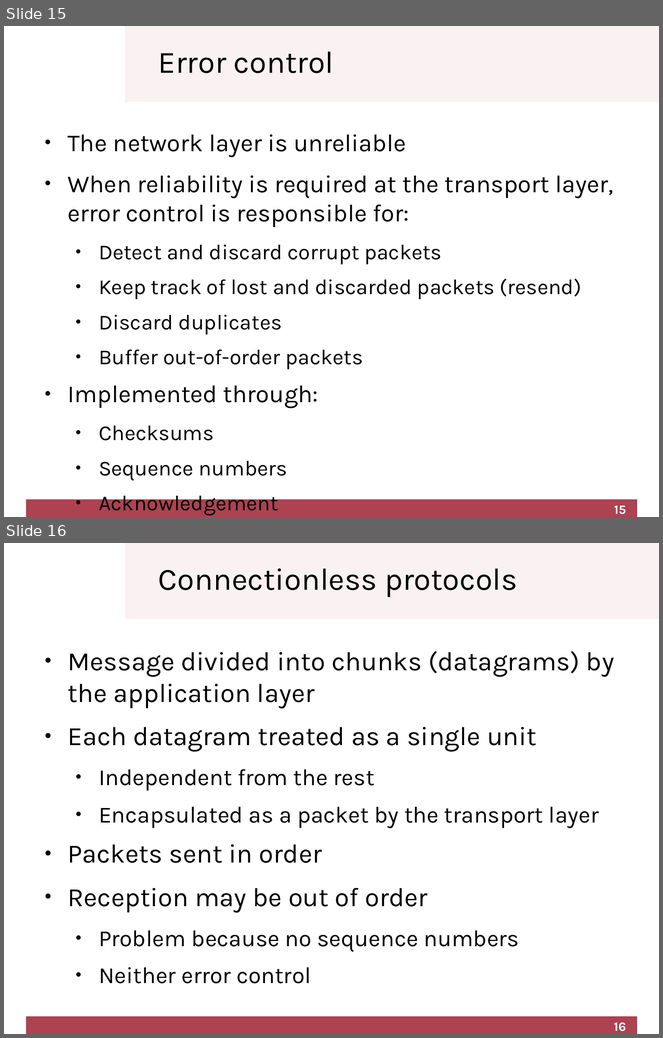
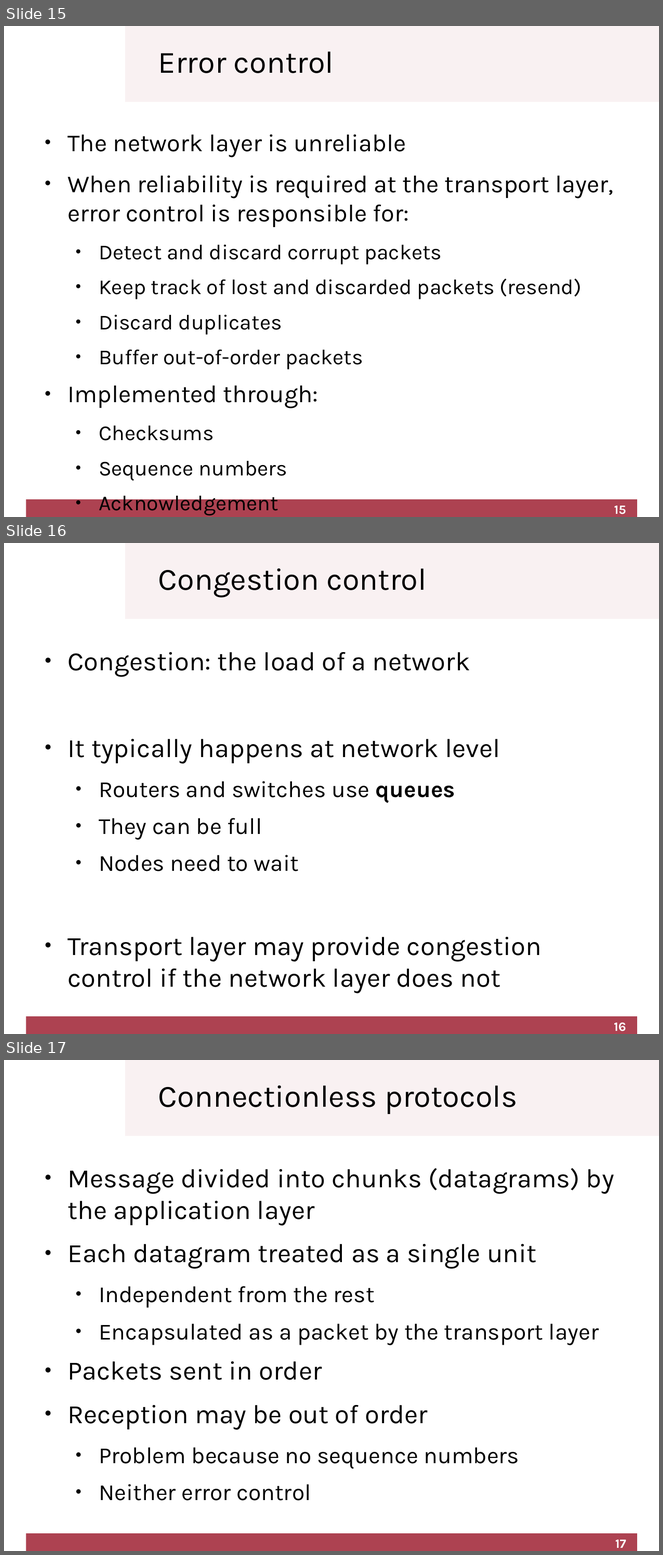
Before and after one commit to cletomartin/redes1, a slide deck: slides/transport.odp. Shown one above the other, each under a label of ours: slides 15 and 16 before the commit, slides 15, 16 and 17 after it. The pictures are 663x1038 and 663x1555 pixels, drawn with LibreOffice and Linux fonts; fonts in the diff are those of the drawing; background and template pictures are left out. Boxes give left, top, right and bottom in pixels: in the first picture for what was removed or moved away, otherwise in the second. Text is boxed around its words. In the diff, an @@ line names an element or a change of style, - is before the commit and + after.

```diff
--- a/slides/transport.odp
+++ b/slides/transport.odp
@@ slide 16 added at [4,543,659,1034], background #FFFFFF; not listed: 2 template elements that a slide beside it also shows @@
@@ title added at [158,568,427,598], 34.1 pt, text #000000 @@
+Congestion control
@@ text added at [67,652,542,993], 29.1 pt, text #000000 @@
+● Congestion: the load of a network
+● It typically happens at network level
+  ● Routers and switches use queues
+  ● They can be full
+  ● Nodes need to wait
+● Transport layer may provide congestion control if the network layer does not
@@ page number added at [614,1023,626,1032], 14 pt, text #FFFFFF, bold @@
+16
@@ what was slide 16 is now slide 17 @@
@@ page number at [616,1540,626,1548]: text changed @@
-16
+17
```
Also in this commit, not shown: 7 slides changed, 1 other slide added, 2 other files.
